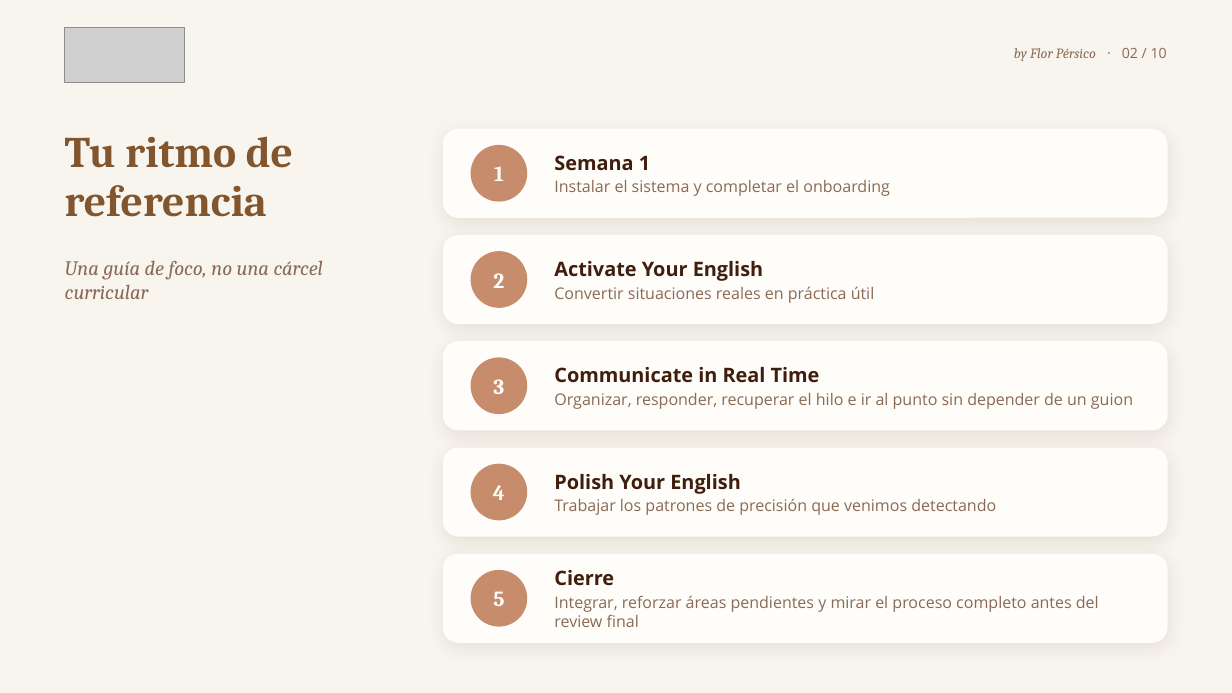
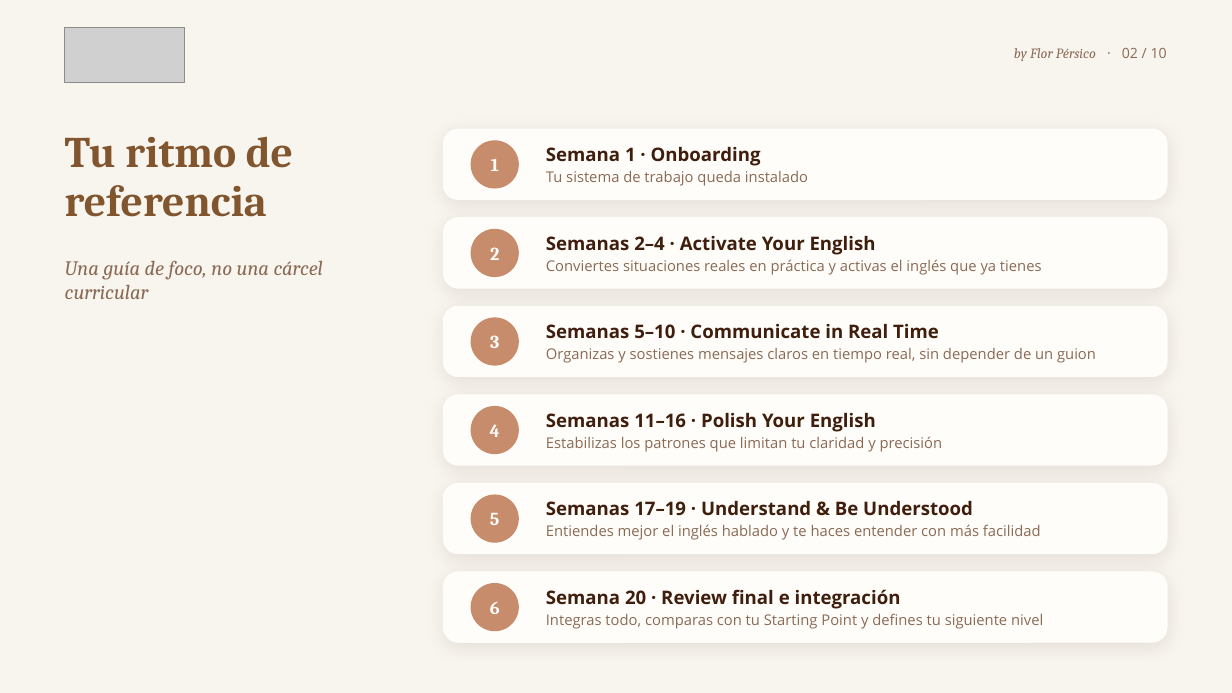
Before and after one commit to florenciapersico-ctrl/brakingbarriersatwork, a slide deck: slide 2 of onboarding/presentaciones/ONB07_Como_recorrer_AT_WORK.pptx. Drawn at 1232x693 pixels with LibreOffice and Linux fonts; fonts in the diff are those of the drawing; grey boxes stand for pictures. Boxes give left, top, right and bottom in pixels: in the first picture for what was removed or moved away, otherwise in the second. Text is boxed around its words. In the diff, an @@ line names an element or a change of style, - is before the commit and + after.

```diff
--- a/onboarding/presentaciones/ONB07_Como_recorrer_AT_WORK.pptx
+++ b/onboarding/presentaciones/ONB07_Como_recorrer_AT_WORK.pptx
@@ rounded rectangle: place and size @@
-rounded rectangle at [444, 129, 1167, 217]
+rounded rectangle at [444, 129, 1167, 200]
@@ ellipse: place and size @@
-ellipse at [471, 145, 527, 201]
+ellipse at [471, 140, 518, 188]
@@ text at [546, 147, 808, 186]: text changed; size 12.5 to 11.5 pt @@
-Semana 1
-Instalar el sistema y completar el onboarding
+Semana 1 · Onboarding
+Tu sistema de trabajo queda instalado
@@ rounded rectangle: place and size @@
-rounded rectangle at [444, 236, 1167, 323]
+rounded rectangle at [444, 218, 1167, 288]
@@ text "2": place and size @@
-text "2" at [493, 273, 504, 288]
+text "2" at [490, 247, 499, 260]
@@ ellipse: place and size @@
-ellipse at [471, 252, 527, 308]
+ellipse at [471, 229, 518, 276]
@@ text at [546, 236, 1042, 275]: text changed; size 12.5 to 11.5 pt @@
-Activate Your English
-Convertir situaciones reales en práctica útil
+Semanas 2–4 · Activate Your English
+Conviertes situaciones reales en práctica y activas el inglés que ya tienes
@@ rounded rectangle: place and size @@
-rounded rectangle at [444, 342, 1167, 430]
+rounded rectangle at [444, 307, 1167, 377]
@@ text "3": place and size @@
-text "3" at [493, 379, 504, 394]
+text "3" at [490, 335, 499, 348]
@@ ellipse: place and size @@
-ellipse at [471, 359, 527, 414]
+ellipse at [471, 318, 518, 365]
@@ text at [546, 324, 1096, 363]: text changed; size 12.5 to 11.5 pt @@
-Communicate in Real Time
-Organizar, responder, recuperar el hilo e ir al punto sin depender de un guion
+Semanas 5–10 · Communicate in Real Time
+Organizas y sostienes mensajes claros en tiempo real, sin depender de un guion
@@ rounded rectangle: place and size @@
-rounded rectangle at [444, 448, 1167, 536]
+rounded rectangle at [444, 396, 1167, 466]
@@ text "4": place and size @@
-text "4" at [493, 485, 505, 500]
+text "4" at [490, 424, 500, 437]
@@ ellipse: place and size @@
-ellipse at [471, 465, 527, 520]
+ellipse at [471, 407, 518, 454]
@@ text at [546, 413, 943, 452]: text changed; size 12.5 to 11.5 pt @@
-Polish Your English
-Trabajar los patrones de precisión que venimos detectando
+Semanas 11–16 · Polish Your English
+Estabilizas los patrones que limitan tu claridad y precisión
@@ proportions changed in 5 elements at [444, 129, 1167, 200], [444, 218, 1167, 288], [444, 307, 1167, 377], [444, 396, 1167, 466], [444, 483, 1167, 554] @@
@@ rounded rectangle: place and size @@
-rounded rectangle at [444, 555, 1167, 642]
+rounded rectangle at [444, 483, 1167, 554]
@@ size 16.8 to 14.2 pt in 5 elements at [491, 159, 499, 171], [490, 247, 499, 260], [490, 335, 499, 348], [490, 424, 500, 437], [490, 513, 500, 525] @@
@@ text "5": place and size @@
-text "5" at [493, 591, 504, 606]
+text "5" at [490, 513, 500, 525]
@@ ellipse: place and size @@
-ellipse at [471, 570, 527, 626]
+ellipse at [471, 495, 518, 543]
@@ text at [546, 501, 1041, 540]: text changed; size 12.5 to 11.5 pt @@
-Cierre
-Integrar, reforzar áreas pendientes y mirar el proceso completo antes del review final
+Semanas 17–19 · Understand & Be Understood
+Entiendes mejor el inglés hablado y te haces entender con más facilidad
@@ rounded rectangle added at [444, 572, 1167, 642], fill #FFFDF9, outline #FFFDF9 1 pt @@
@@ ellipse added at [471, 584, 518, 631], fill #C68C6C, outline #C68C6C 1 pt @@
@@ text added at [546, 589, 1043, 629], 11.5 pt, text #8A6A55 @@
+Semana 20 · Review final e integración
+Integras todo, comparas con tu Starting Point y defines tu siguiente nivel
@@ text added at [490, 602, 500, 614], 14.2 pt, text #FFFDF9, bold @@
+6
```
Also in this commit, not shown: 24 other files.
